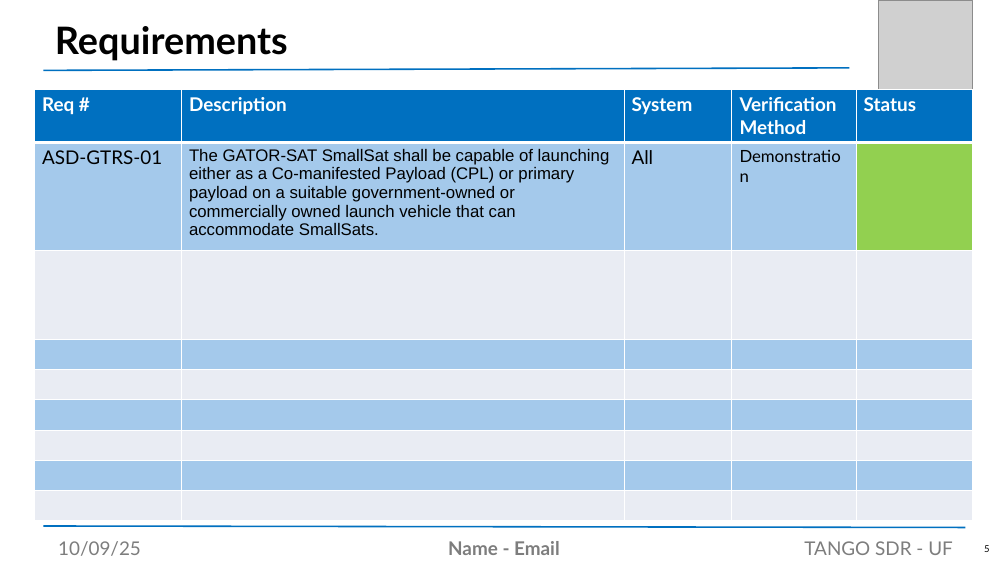
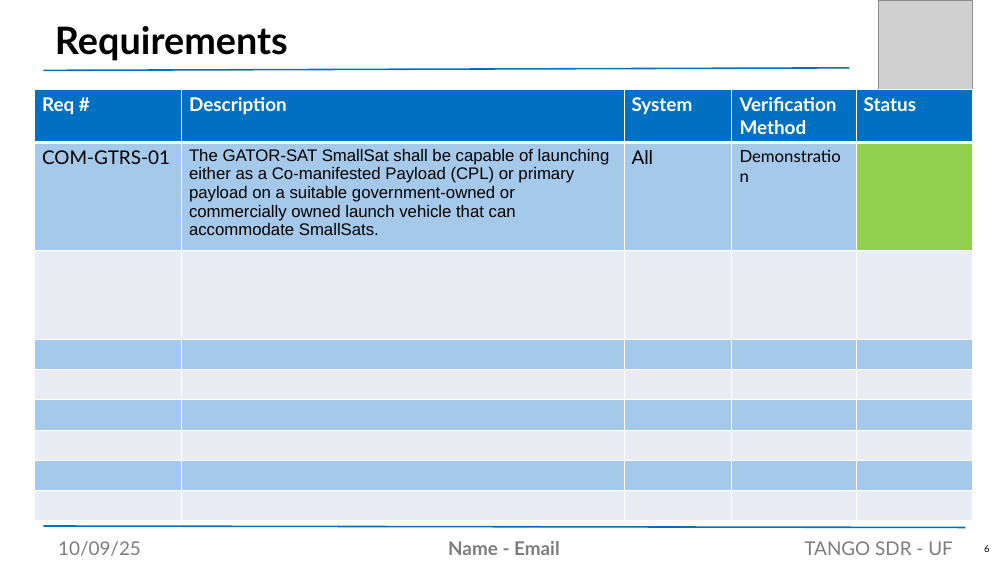
Before and after one commit to noahtouchton/School, a slide deck: slide 6 of Fall 2025/Aero Design 1/PowerPoint/SDR Presentation Template.pptx (slide 5 before the commit). Drawn at 1008x567 pixels with LibreOffice and Linux fonts; fonts in the diff are those of the drawing; grey boxes stand for pictures. Boxes give left, top, right and bottom in pixels: in the first picture for what was removed or moved away, otherwise in the second. Text is boxed around its words. In the diff, an @@ line names an element or a change of style, - is before the commit and + after.

```diff
--- a/Fall 2025/Aero Design 1/PowerPoint/SDR Presentation Template.pptx
+++ b/Fall 2025/Aero Design 1/PowerPoint/SDR Presentation Template.pptx
@@ table at (35, 89, 972, 520) @@
-row 2, column 1: ASD-GTRS-01
+row 2, column 1: COM-GTRS-01
@@ page number at (984, 545, 989, 552): text changed @@
-5
+6
```
Also in this commit, not shown: 2 other slides changed, 1 slide added, 5 other files.
